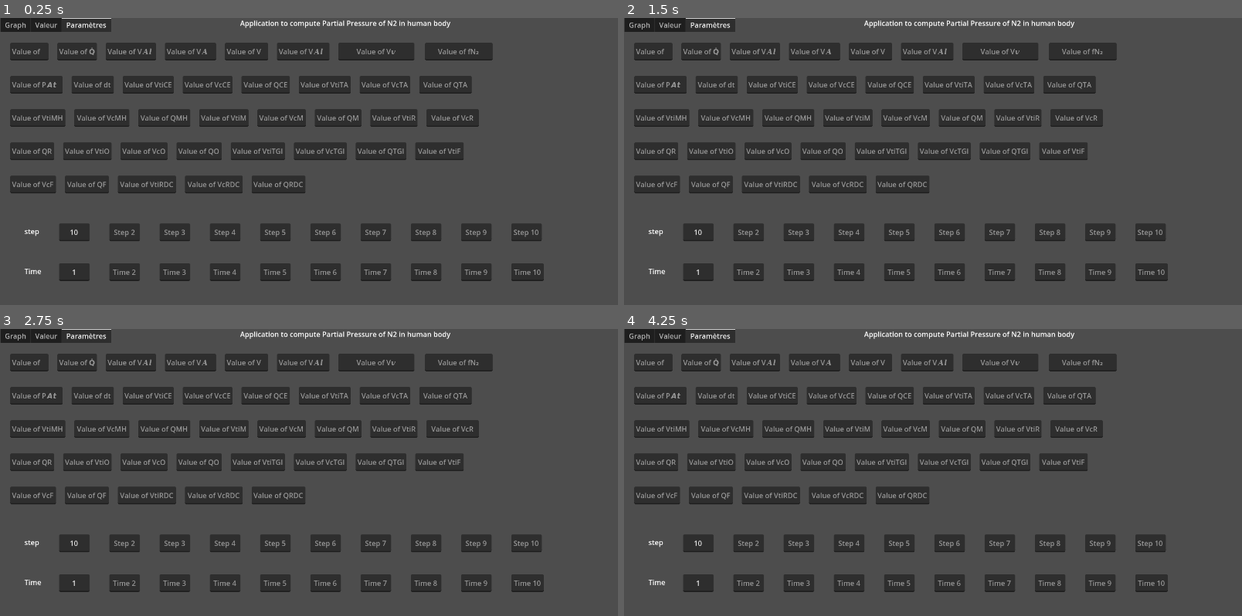
Above: before the commit, frames 1-4 (two rows, left to right).
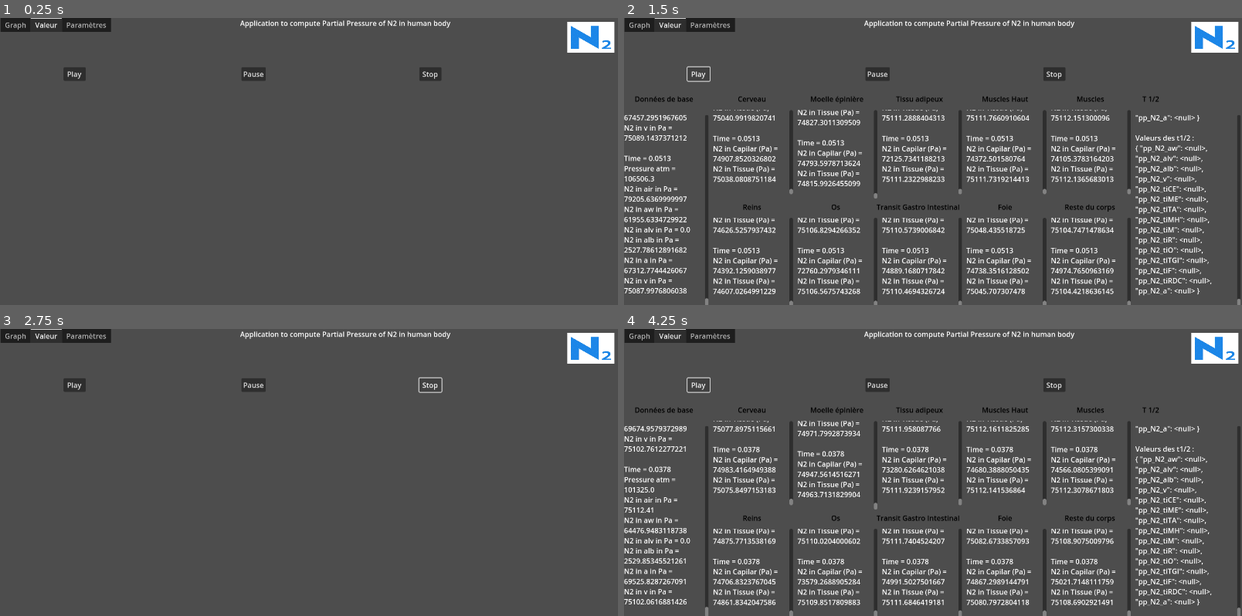
Above: after the commit, the same moments.

Repository: pascal-ballet/Dive-PP
Game: Godot game, scene res://dive_pp_n2.tscn
Same seed, same stepped clock (60 frames per second), same inputs: the game is played once before the commit and once after it.
Inputs (mouse positions are in pixels of both pictures, inside the frame that each line leads up to):
- Up to frame 1 (0.25 s): no input
- Up to frame 2 (1.5 s): click (698, 75) at 0.5 s, where only the run after the commit has a clickable "Play"; click (698, 75) at 1.25 s, where only the run after the commit has a clickable "Play"
- Up to frame 3 (2.75 s): click (432, 386) at 2 s, where only the run after the commit has a clickable "Stop"
- Up to frame 4 (4.25 s): click (1056, 386) at 2.75 s, where only the run after the commit has a clickable "Stop"; click (698, 386) at 3.5 s, where only the run after the commit has a clickable "Play"

The runs differ from the first frame. In frame 1, 24% of the frame differs, in the area x 1-100%, y 0-92%; in frame 2, 33%, in the area x 0-100%, y 0-100%; in frame 3, 24%; in frame 4, 33%.

Commit message:
a jour logo azote

Diff:
--- a/dive_pp_n2.tscn
+++ b/dive_pp_n2.tscn
@@ -16,7 +16,7 @@
 offset_left = -7.0
 offset_right = 309.0
 offset_bottom = 31.0
-current_tab = 2
+current_tab = 1
 
 [node name="Graph" type="Control" parent="TabContainer"]
 visible = false
@@ -324,12 +324,10 @@
 offset_bottom = -1967.0
 
 [node name="Valeur" type="Control" parent="TabContainer"]
-visible = false
 layout_mode = 2
 metadata/_tab_index = 1
 
 [node name="Simulation" type="PanelContainer" parent="TabContainer/Valeur"]
-visible = false
 layout_mode = 0
 
 [node name="Control" type="Control" parent="TabContainer/Valeur/Simulation"]
@@ -589,7 +587,19 @@
 theme_override_colors/font_selected_color = Color(1, 1, 1, 1)
 text = "T 1/2"
 
+[node name="Sprite2D" type="Sprite2D" parent="TabContainer/Valeur"]
+position = Vector2(1336, 13)
+scale = Vector2(0.144438, 0.0932432)
+texture = ExtResource("3_k71is")
+
+[node name="Label" type="Label" parent="TabContainer/Valeur/Sprite2D"]
+offset_left = -1884.0
+offset_top = -2202.0
+offset_right = -1768.0
+offset_bottom = -1967.0
+
 [node name="Paramètres" type="Control" parent="TabContainer"]
+visible = false
 layout_mode = 2
 metadata/_tab_index = 2
 
@@ -601,6 +611,7 @@
 layout_mode = 2
 
 [node name="RichTextLabel_N3" type="RichTextLabel" parent="TabContainer/Paramètres/Paramètres/Control"]
+layout_mode = 0
 offset_left = 62.0
 offset_top = 439.0
 offset_right = 172.0
@@ -608,6 +619,7 @@
 text = "step"
 
 [node name="RichTextLabel_N4" type="RichTextLabel" parent="TabContainer/Paramètres/Paramètres/Control"]
+layout_mode = 0
 offset_left = 62.0
 offset_top = 529.0
 offset_right = 172.0
@@ -1130,6 +1142,17 @@
 offset_bottom = 365.0
 placeholder_text = "Value of QRDC"
 alignment = 1
+
+[node name="Sprite2D" type="Sprite2D" parent="TabContainer/Paramètres"]
+position = Vector2(1336, 13)
+scale = Vector2(0.144438, 0.0932432)
+texture = ExtResource("3_k71is")
+
+[node name="Label" type="Label" parent="TabContainer/Paramètres/Sprite2D"]
+offset_left = -1884.0
+offset_top = -2202.0
+offset_right = -1768.0
+offset_bottom = -1967.0
 
 [connection signal="pressed" from="TabContainer/Graph/Play" to="." method="_on_add_Play_pressed"]
 [connection signal="mouse_entered" from="TabContainer/Graph/AddPlotCE" to="." method="_on_add_plot_ce_mouse_entered"]
--- a/project.godot
+++ b/project.godot
@@ -12,7 +12,7 @@
 
 config/name="dive_pp10v2"
 run/main_scene="uid://dvwt5odf7oxps"
-config/features=PackedStringArray("4.4", "GL Compatibility")
+config/features=PackedStringArray("4.3", "GL Compatibility")
 config/icon="res://icon.svg"
 
 [display]
Not shown: 1 places in dive_pp_n2.tscn that only renumber resources
